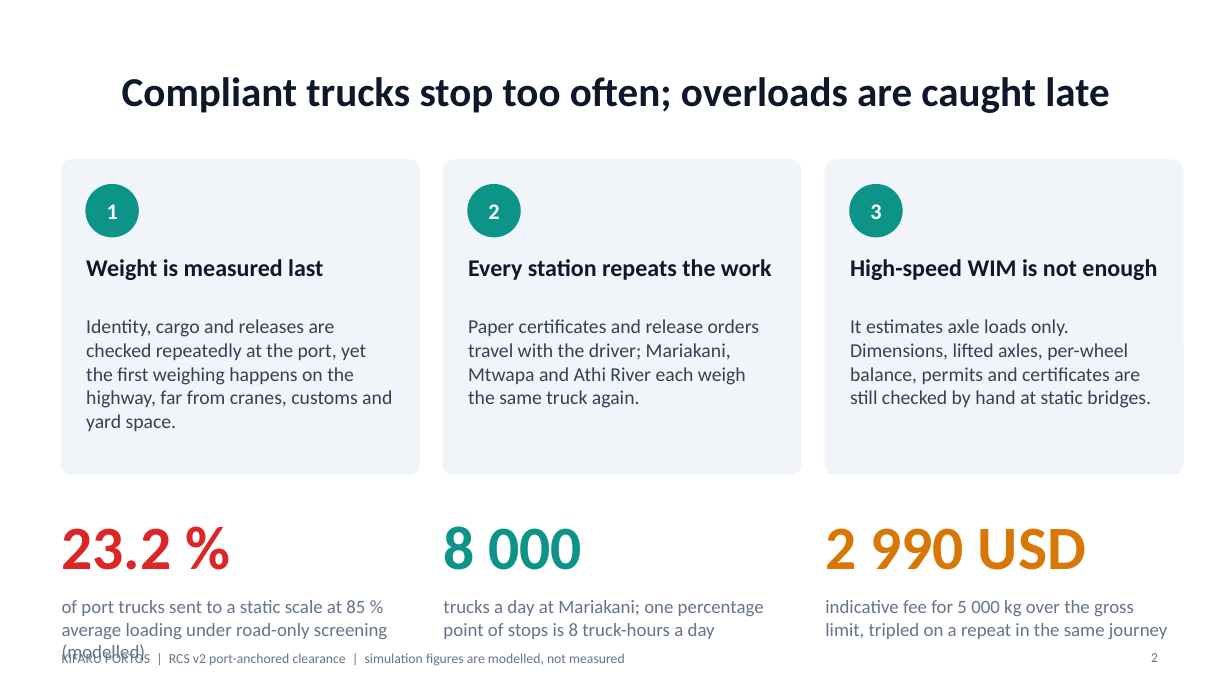
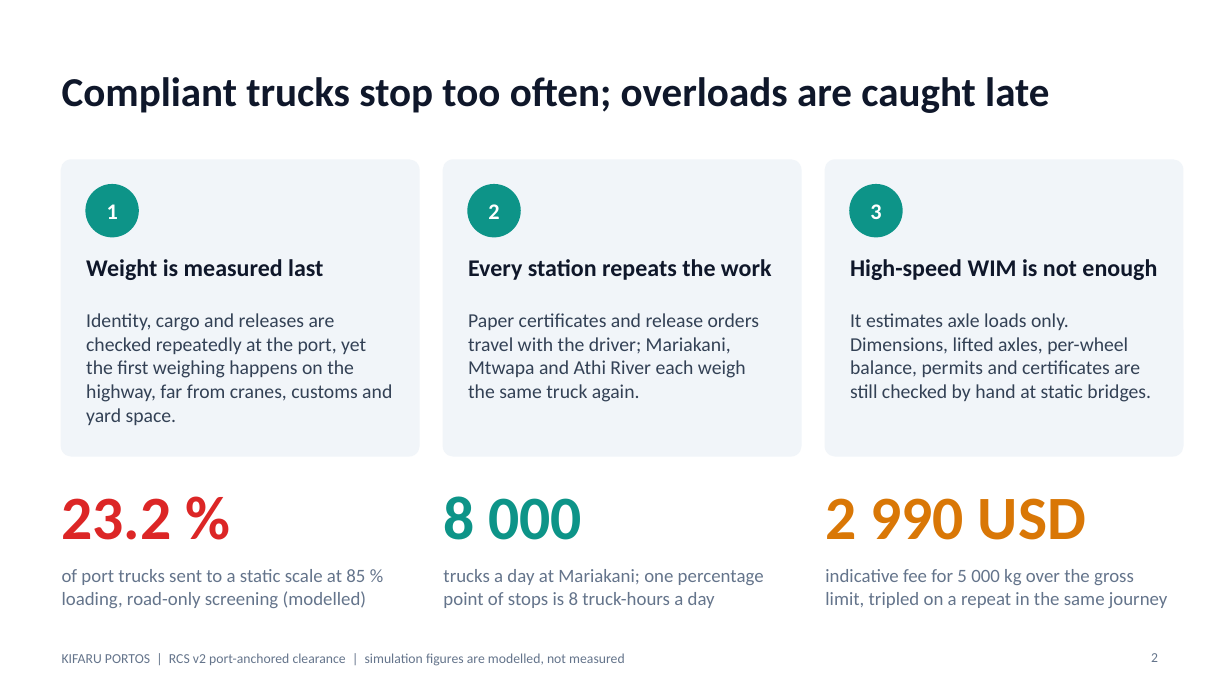
Before and after one commit to Jrjunior-mk/KIFARU-PORTOS-1.0, a slide deck: slide 2 of docs/07-proposal/KIFARU-PORTOS-Proposal-Deck.pptx. Drawn at 1232x693 pixels with LibreOffice and Linux fonts; fonts in the diff are those of the drawing. Boxes give left, top, right and bottom in pixels: in the first picture for what was removed or moved away, otherwise in the second. Text is boxed around its words. In the diff, an @@ line names an element or a change of style, - is before the commit and + after.

```diff
--- a/docs/07-proposal/KIFARU-PORTOS-Proposal-Deck.pptx
+++ b/docs/07-proposal/KIFARU-PORTOS-Proposal-Deck.pptx
@@ title "Compliant trucks stop too often; ..." at bbox=[62, 77, 1049, 113]: alignment centre to left @@
@@ rounded rectangle: place and size @@
-rounded rectangle at bbox=[62, 160, 419, 474]
+rounded rectangle at bbox=[62, 160, 419, 456]
@@ rounded rectangle: place and size @@
-rounded rectangle at bbox=[444, 160, 801, 474]
+rounded rectangle at bbox=[444, 160, 801, 456]
@@ proportions changed in 3 elements at bbox=[62, 160, 419, 456], bbox=[444, 160, 801, 456], bbox=[825, 160, 1183, 456] @@
@@ rounded rectangle: place and size @@
-rounded rectangle at bbox=[825, 160, 1183, 474]
+rounded rectangle at bbox=[825, 160, 1183, 456]
@@ text "Identity, cargo and releases are ...": place and size @@
-text "Identity, cargo and releases are ..." at bbox=[86, 319, 392, 431]
+text "Identity, cargo and releases are ..." at bbox=[86, 313, 392, 425]
@@ text "Paper certificates and release orders ...": place and size @@
-text "Paper certificates and release orders ..." at bbox=[468, 319, 759, 408]
+text "Paper certificates and release orders ..." at bbox=[468, 313, 759, 402]
@@ text "It estimates axle loads only. ...": place and size @@
-text "It estimates axle loads only. ..." at bbox=[850, 319, 1151, 408]
+text "It estimates axle loads only. ..." at bbox=[850, 313, 1151, 402]
@@ text at bbox=[62, 569, 367, 608]: text changed @@
-of port trucks sent to a static scale at 85 % average loading under road-only screening (modelled)
+of port trucks sent to a static scale at 85 % loading, road-only screening (modelled)
@@ 5 texts: place and size @@
-5 texts at bbox=[62, 526, 1168, 639]
+5 texts at bbox=[62, 496, 1168, 608]
```
Also in this commit, not shown: 15 other slides changed, 1 other file.
